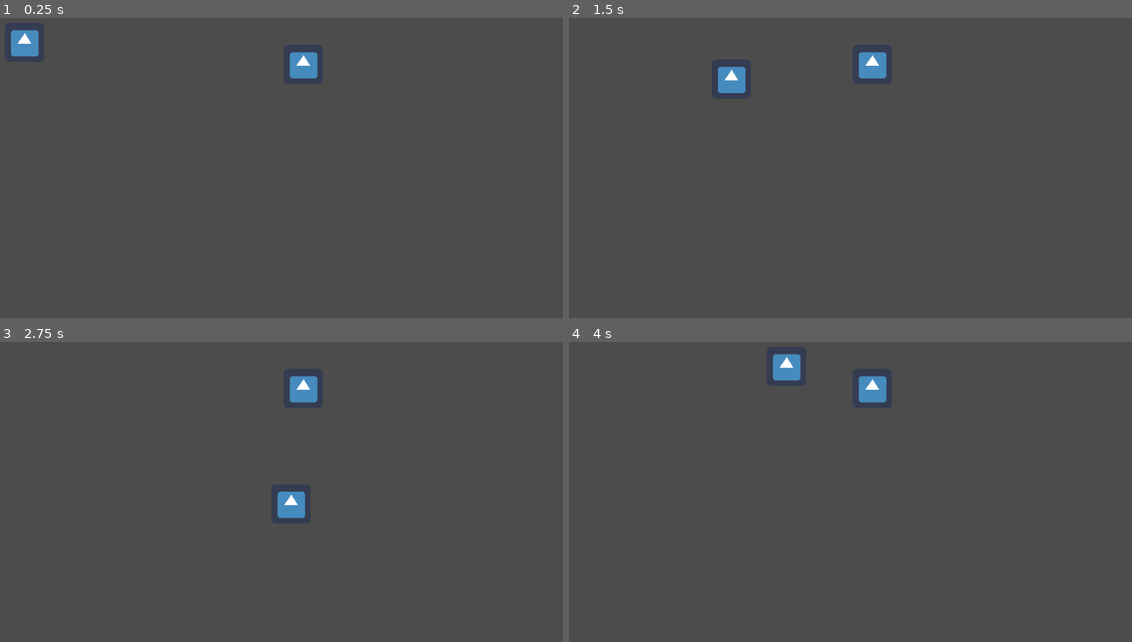
Above: before the commit, frames 1-4 (two rows, left to right).
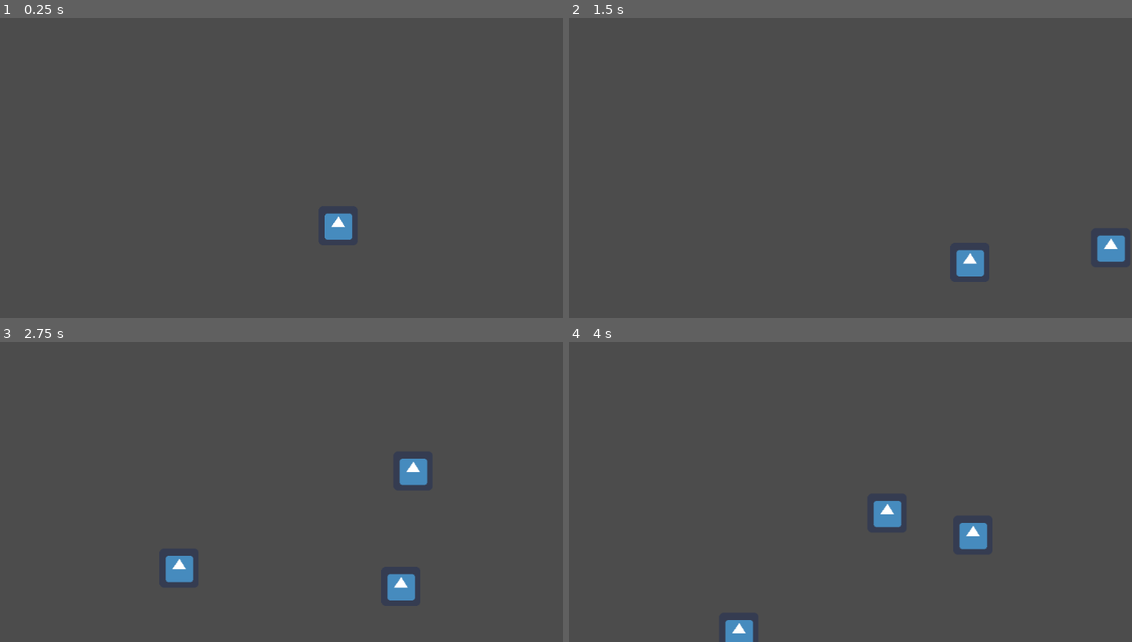
Above: after the commit, the same moments.

Repository: HebertSam/ggj_2019
Game: Godot game, scene res://level_1.tscn
Same seed, same stepped clock (60 frames per second), same inputs: the game is played once before the commit and once after it. The engine's default icon, where the game draws it, is replaced by a stand-in: a white triangle on a blue panel in a dark square.
Inputs:
- Up to frame 1 (0.25 s): no input
- Up to frame 2 (1.5 s): tap Enter at 0.5 s; hold Right (ui_right) 0.53-1.28 s; hold Down (ui_down) from 1.28 s (still down)
- Up to frame 3 (2.75 s): release Down (ui_down) at 2.03 s; hold Right (ui_right) from 2.03 s (still down)
- Up to frame 4 (4 s): release Right (ui_right) at 2.78 s; hold Up (ui_up) 2.78-3.53 s; hold Left (ui_left) from 3.53 s (still down)

The runs differ from the first frame. In frame 1, 1.3% of the frame differs, in the area x 1-63%, y 3-74%; in frame 2, 1.8%; in frame 3, 2.2%, in the area x 29-76%, y 11-87%; in frame 4, 2.1%.

Commit message:
Make camera actually work.

Diff:
--- a/KinematicBody2D.gd
+++ b/KinematicBody2D.gd
@@ -25,5 +25,6 @@
 		global_position.x = 0;
 	if global_position.y < 0:
 		global_position.y = 0;
-	$Camera2D.offset.x = global_position.x;
-	$Camera2D.offset.y = global_position.y;
+	var projectResolution = get_viewport().size
+	#$Camera2D.offset.x = global_position.x;
+	#$Camera2D.offset.y = global_position.y;
--- a/level_1.tscn
+++ b/level_1.tscn
@@ -34,7 +34,7 @@
 position = Vector2( -145, -149 )
 anchor_mode = 1
 rotating = false
-current = false
+current = true
 zoom = Vector2( 1, 1 )
 limit_left = -10000000
 limit_top = -10000000
@@ -54,8 +54,14 @@
 editor_draw_screen = true
 editor_draw_limits = false
 editor_draw_drag_margin = false
+_sections_unfolded = [ "Limit", "Offset" ]
 
 [node name="icon" type="Sprite" parent="." index="1"]
 
 position = Vector2( 600, 185 )
 texture = ExtResource( 2 )
+
+[node name="icon2" type="Sprite" parent="." index="2"]
+
+position = Vector2( 218, 344 )
+texture = ExtResource( 2 )
